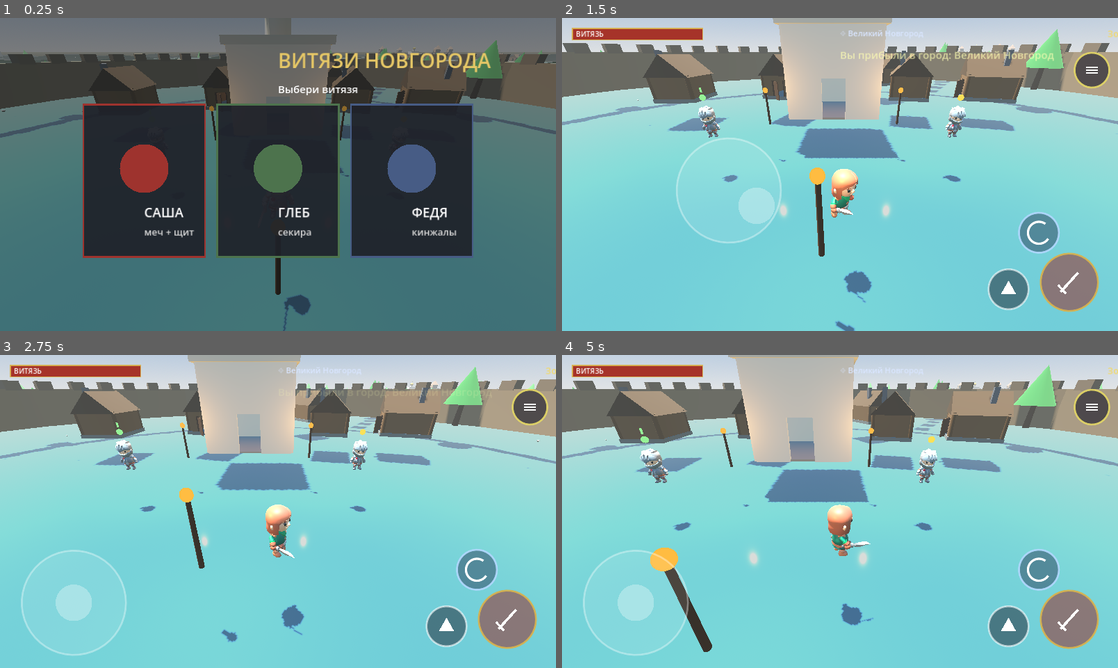
Above: before the commit, frames 1-4 (two rows, left to right).
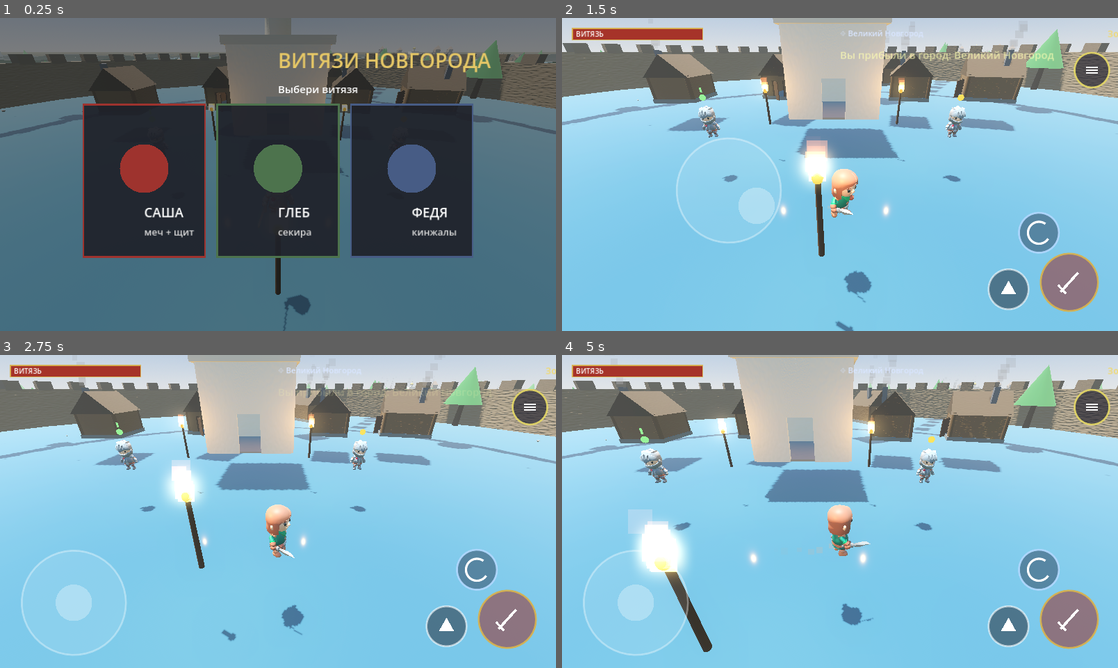
Above: after the commit, the same moments.

Repository: crucian1812-a11y/ar
Game: Godot game, scene res://Main.tscn
The game is run twice, just before and just after one commit, with the same random seed, the same clock (stepped at 60 frames per second) and the same inputs.
Inputs (mouse positions are in pixels of both pictures, inside the frame that each line leads up to):
- Up to frame 1 (0.25 s): no input
- Up to frame 2 (1.5 s): move the mouse to (962, 158) at 0.52 s; click (962, 158) at 0.67 s; drag from (728, 190) to (812, 237) at 1.27 s
- Up to frame 3 (2.75 s): move the mouse to (333, 442) at 2.02 s; click (333, 442) at 2.17 s
- Up to frame 4 (5 s): drag from (812, 574) to (673, 464) at 2.77 s; move the mouse to (1006, 558) at 3.52 s; click (1006, 558) at 3.67 s; drag from (673, 464) to (756, 433) at 4.27 s

The runs differ from the first frame. In frame 1, 0.1% of the frame differs, in the area x 37-100%, y 10-51%; in frame 2, 10%; in frame 3, 12%; in frame 4, 14%, in the area x 0-100%, y 2-73%.

Commit message:
vityazi3d: procedural normal-mapped textures and CPU particle effects
Textures (no external assets — normal maps generated from noise at load):
- Terrain gets a triplanar normal map over its zonal vertex colours for
  ground relief; buildings now use wood/stone/plaster materials with
  tiling normal maps (kremlin walls, towers, church, izba, wells, roofs,
  floors, beams).

Particles (CPUParticles3D — works on the mobile renderer):
- Animated flame on every torch, rising smoke from izba chimneys,
  one-shot spark bursts on melee hits, and dust kicked up under the
  hero's feet while running/dodging.
- Subtle additive bloom enabled so torches, fire and rare-weapon glow
  read properly.

Co-Authored-By: Claude Opus 4.8 <noreply@anthropic.com>
Claude-Session: https://claude.ai/code/session_01Ybzc4D61QXnypTQH2Ro8uP

Diff:
--- a/vityazi3d/Main.gd
+++ b/vityazi3d/Main.gd
@@ -43,6 +43,17 @@
 var saray_unlocked := false
 var saray_barrier: Node3D = null
 var saray_near := false
+
+# textured materials (procedural normal maps) + particle assets
+var _nrm_wood: NoiseTexture2D
+var _nrm_stone: NoiseTexture2D
+var _nrm_soft: NoiseTexture2D
+var _nrm_ground: NoiseTexture2D
+var _fire_mat: StandardMaterial3D
+var _smoke_mat: StandardMaterial3D
+var _spark_mesh: QuadMesh
+var _flame_mesh: QuadMesh
+var _smoke_mesh: QuadMesh
 
 var state := "menu"            # menu / play / shop / gameover / win
 var kills := 0
@@ -94,6 +105,7 @@
 	noise.seed = randi()
 
 	_build_flat_zones()
+	_build_assets()
 	_build_environment()
 	_build_terrain()
 	_build_floor()
@@ -179,6 +191,13 @@
 	env.fog_light_color = Color(0.78, 0.82, 0.85)
 	env.fog_density = 0.0013
 	env.tonemap_mode = Environment.TONE_MAPPER_FILMIC
+	# subtle bloom so torches, fire and rare-weapon glow read
+	env.glow_enabled = true
+	env.glow_intensity = 0.5
+	env.glow_strength = 0.9
+	env.glow_bloom = 0.08
+	env.glow_hdr_threshold = 1.05
+	env.glow_blend_mode = Environment.GLOW_BLEND_MODE_ADDITIVE
 	we.environment = env
 	add_child(we)
 
@@ -222,7 +241,13 @@
 	stool.generate_normals()
 	var mat := StandardMaterial3D.new()
 	mat.vertex_color_use_as_albedo = true
-	mat.roughness = 1.0
+	mat.roughness = 0.95
+	mat.normal_enabled = true
+	mat.normal_texture = _nrm_ground
+	mat.normal_scale = 1.1
+	mat.uv1_triplanar = true
+	mat.uv1_world_triplanar = true
+	mat.uv1_scale = Vector3(0.22, 0.22, 0.22)
 	stool.set_material(mat)
 	var mi := MeshInstance3D.new()
 	mi.mesh = stool.commit()
@@ -632,20 +657,22 @@
 	add_child(root)
 	var w := MeshInstance3D.new()
 	var bm := BoxMesh.new(); bm.size = Vector3(12.0, 5.0, 1.3)
-	w.mesh = bm; w.material_override = _flat(Color(0.52, 0.43, 0.33)); w.position = Vector3(0, 2.5, 0)
+	w.mesh = bm; w.material_override = _stone(Color(0.52, 0.43, 0.33)); w.position = Vector3(0, 2.5, 0)
 	root.add_child(w)
 	for k in [-4.0, 0.0, 4.0]:
 		var mer := MeshInstance3D.new()
 		var mm := BoxMesh.new(); mm.size = Vector3(1.7, 1.2, 1.6)
-		mer.mesh = mm; mer.material_override = _flat(Color(0.46, 0.38, 0.30)); mer.position = Vector3(k, 5.4, 0)
+		mer.mesh = mm; mer.material_override = _stone(Color(0.46, 0.38, 0.30)); mer.position = Vector3(k, 5.4, 0)
 		root.add_child(mer)
 	_solid(root, Vector3(12.0, 5.0, 1.3), Vector3(0, 2.5, 0))
 
-# a wall slab that is both visible and solid
-func _wall_seg(root: Node3D, size: Vector3, center: Vector3, col: Color) -> void:
+# a wall slab that is both visible and solid; defaults to timbered wood
+func _wall_seg(root: Node3D, size: Vector3, center: Vector3, col: Color, mat: StandardMaterial3D = null) -> void:
 	var w := MeshInstance3D.new()
 	var bm := BoxMesh.new(); bm.size = size
-	w.mesh = bm; w.material_override = _flat(col); w.position = center
+	w.mesh = bm
+	w.material_override = mat if mat != null else _wood(col)
+	w.position = center
 	root.add_child(w)
 	_solid(root, size, center)
 
@@ -670,19 +697,20 @@
 	var root := Node3D.new(); root.position = pos; add_child(root)
 	var wcol := Color(0.87, 0.85, 0.79)
 	var hx := 3.6; var hz := 3.6; var hh := 7.0; var t := 0.4
+	var pmat := _plaster(wcol)
 	# stone floor
 	var fl := MeshInstance3D.new()
 	var fb := BoxMesh.new(); fb.size = Vector3(hx * 2, 0.16, hz * 2)
-	fl.mesh = fb; fl.material_override = _flat(Color(0.58, 0.56, 0.52)); fl.position = Vector3(0, 0.08, 0)
+	fl.mesh = fb; fl.material_override = _stone(Color(0.58, 0.56, 0.52)); fl.position = Vector3(0, 0.08, 0)
 	root.add_child(fl)
 	# walls with a tall doorway on +Z
-	_wall_seg(root, Vector3(hx * 2 + t, hh, t), Vector3(0, hh * 0.5, -hz), wcol)
-	_wall_seg(root, Vector3(t, hh, hz * 2), Vector3(-hx, hh * 0.5, 0), wcol)
-	_wall_seg(root, Vector3(t, hh, hz * 2), Vector3(hx, hh * 0.5, 0), wcol)
+	_wall_seg(root, Vector3(hx * 2 + t, hh, t), Vector3(0, hh * 0.5, -hz), wcol, pmat)
+	_wall_seg(root, Vector3(t, hh, hz * 2), Vector3(-hx, hh * 0.5, 0), wcol, pmat)
+	_wall_seg(root, Vector3(t, hh, hz * 2), Vector3(hx, hh * 0.5, 0), wcol, pmat)
 	var dw := 1.9
 	var seg := (hx * 2 - dw) * 0.5
-	_wall_seg(root, Vector3(seg, hh, t), Vector3(-(dw * 0.5 + seg * 0.5), hh * 0.5, hz), wcol)
-	_wall_seg(root, Vector3(seg, hh, t), Vector3(dw * 0.5 + seg * 0.5, hh * 0.5, hz), wcol)
+	_wall_seg(root, Vector3(seg, hh, t), Vector3(-(dw * 0.5 + seg * 0.5), hh * 0.5, hz), wcol, pmat)
+	_wall_seg(root, Vector3(seg, hh, t), Vector3(dw * 0.5 + seg * 0.5, hh * 0.5, hz), wcol, pmat)
 	_wall_seg(root, Vector3(dw, hh - 3.2, t), Vector3(0, hh - (hh - 3.2) * 0.5, hz), wcol)
 	# tall arched windows on the sides
 	for zz in [-1.6, 1.6]:
@@ -691,11 +719,11 @@
 	# cornice + drum + golden dome + cross
 	var cornice := MeshInstance3D.new()
 	var cc := BoxMesh.new(); cc.size = Vector3(hx * 2 + 0.9, 0.55, hz * 2 + 0.9)
-	cornice.mesh = cc; cornice.material_override = _flat(Color(0.79, 0.77, 0.71)); cornice.position = Vector3(0, hh, 0)
+	cornice.mesh = cc; cornice.material_override = _stone(Color(0.79, 0.77, 0.71)); cornice.position = Vector3(0, hh, 0)
 	root.add_child(cornice)
 	var drum := MeshInstance3D.new()
 	var dc := CylinderMesh.new(); dc.top_radius = 1.1; dc.bottom_radius = 1.1; dc.height = 1.8
-	drum.mesh = dc; drum.material_override = _flat(Color(0.81, 0.79, 0.73)); drum.position = Vector3(0, hh + 1.1, 0)
+	drum.mesh = dc; drum.material_override = _plaster(Color(0.81, 0.79, 0.73)); drum.position = Vector3(0, hh + 1.1, 0)
 	root.add_child(drum)
 	var dome := MeshInstance3D.new()
 	var sm := SphereMesh.new(); sm.radius = 1.5; sm.height = 2.8
@@ -716,14 +744,14 @@
 	var root := Node3D.new(); root.position = pos; add_child(root)
 	var body := MeshInstance3D.new()
 	var bm := BoxMesh.new(); bm.size = Vector3(4, 9, 4)
-	body.mesh = bm; body.material_override = _flat(Color(0.55, 0.45, 0.34)); body.position = Vector3(0, 4.5, 0)
+	body.mesh = bm; body.material_override = _stone(Color(0.55, 0.45, 0.34)); body.position = Vector3(0, 4.5, 0)
 	root.add_child(body)
 	# corner posts for a timbered look
 	for sx in [-1.9, 1.9]:
 		for sz in [-1.9, 1.9]:
 			var post := MeshInstance3D.new()
 			var pb := BoxMesh.new(); pb.size = Vector3(0.4, 9.2, 0.4)
-			post.mesh = pb; post.material_override = _flat(Color(0.42, 0.33, 0.24)); post.position = Vector3(sx, 4.6, sz)
+			post.mesh = pb; post.material_override = _wood(Color(0.42, 0.33, 0.24)); post.position = Vector3(sx, 4.6, sz)
 			root.add_child(post)
 	# arrow-slit windows
 	for sz2 in [-1.0, 1.0]:
@@ -739,16 +767,16 @@
 	var root := Node3D.new(); root.position = pos; add_child(root)
 	var ring := MeshInstance3D.new()
 	var cm := CylinderMesh.new(); cm.top_radius = 1.0; cm.bottom_radius = 1.1; cm.height = 1.2
-	ring.mesh = cm; ring.material_override = _flat(Color(0.5, 0.5, 0.52)); ring.position = Vector3(0, 0.6, 0)
+	ring.mesh = cm; ring.material_override = _stone(Color(0.5, 0.5, 0.52)); ring.position = Vector3(0, 0.6, 0)
 	root.add_child(ring)
 	for sx in [-1.0, 1.0]:
 		var post := MeshInstance3D.new()
 		var pb := BoxMesh.new(); pb.size = Vector3(0.18, 2.4, 0.18)
-		post.mesh = pb; post.material_override = _flat(Color(0.4, 0.3, 0.2)); post.position = Vector3(sx, 1.8, 0)
+		post.mesh = pb; post.material_override = _wood(Color(0.4, 0.3, 0.2)); post.position = Vector3(sx, 1.8, 0)
 		root.add_child(post)
 	var roof := MeshInstance3D.new()
 	var pr := PrismMesh.new(); pr.size = Vector3(2.8, 0.9, 1.6)
-	roof.mesh = pr; roof.material_override = _flat(Color(0.34, 0.26, 0.18)); roof.position = Vector3(0, 3.2, 0)
+	roof.mesh = pr; roof.material_override = _wood(Color(0.34, 0.26, 0.18)); roof.position = Vector3(0, 3.2, 0)
 	root.add_child(roof)
 	_solid(root, Vector3(2.2, 1.2, 2.2), Vector3(0, 0.6, 0))
 
@@ -764,7 +792,7 @@
 	# plank floor
 	var fl := MeshInstance3D.new()
 	var fb := BoxMesh.new(); fb.size = Vector3(hx * 2, 0.1, hz * 2)
-	fl.mesh = fb; fl.material_override = _flat(Color(0.36, 0.27, 0.18)); fl.position = Vector3(0, 0.05, 0)
+	fl.mesh = fb; fl.material_override = _wood(Color(0.36, 0.27, 0.18)); fl.position = Vector3(0, 0.05, 0)
 	root.add_child(fl)
 	# walls with door gap on +Z
 	_wall_seg(root, Vector3(hx * 2 + t, hh, t), Vector3(0, hh * 0.5, -hz), logc)
@@ -788,15 +816,18 @@
 	# gable roof
 	var roof := MeshInstance3D.new()
 	var pr := PrismMesh.new(); pr.size = Vector3(hx * 2 + 0.7, 2.2, hz * 2 + 0.7)
-	roof.mesh = pr; roof.material_override = _flat(Color(0.33, 0.25, 0.17)); roof.position = Vector3(0, hh + 1.0, 0)
+	roof.mesh = pr; roof.material_override = _wood(Color(0.33, 0.25, 0.17)); roof.position = Vector3(0, hh + 1.0, 0)
 	root.add_child(roof)
-	# chimney with a faint glow
+	# chimney with rising smoke
 	var ch := MeshInstance3D.new()
 	var cbx := BoxMesh.new(); cbx.size = Vector3(0.5, 1.5, 0.5)
-	ch.mesh = cbx; ch.material_override = _flat(Color(0.42, 0.40, 0.40)); ch.position = Vector3(hx * 0.55, hh + 1.7, -hz * 0.4)
+	ch.mesh = cbx; ch.material_override = _stone(Color(0.42, 0.40, 0.40)); ch.position = Vector3(hx * 0.55, hh + 1.7, -hz * 0.4)
 	root.add_child(ch)
+	var smoke := _make_smoke()
+	smoke.position = Vector3(hx * 0.55, hh + 2.6, -hz * 0.4)
+	root.add_child(smoke)
 	# log-cabin corner posts
-	var logend := _flat(Color(0.40, 0.29, 0.18))
+	var logend := _wood(Color(0.40, 0.29, 0.18))
 	for cx in [-hx, hx]:
 		for cz in [-hz, hz]:
 			var post := MeshInstance3D.new()
@@ -820,16 +851,21 @@
 	var root := Node3D.new(); root.position = pos; parent.add_child(root)
 	var pole := MeshInstance3D.new()
 	var pm := CylinderMesh.new(); pm.top_radius = 0.07; pm.bottom_radius = 0.09; pm.height = 2.4
-	pole.mesh = pm; pole.material_override = _flat(Color(0.32, 0.22, 0.14)); pole.position = Vector3(0, 1.2, 0)
+	pole.mesh = pm; pole.material_override = _wood(Color(0.32, 0.22, 0.14)); pole.position = Vector3(0, 1.2, 0)
 	root.add_child(pole)
+	# glowing ember core
 	var flame := MeshInstance3D.new()
-	var fm := SphereMesh.new(); fm.radius = 0.18; fm.height = 0.4
+	var fm := SphereMesh.new(); fm.radius = 0.14; fm.height = 0.3
 	flame.mesh = fm
 	var fmat := _flat(Color(1.0, 0.6, 0.2))
 	fmat.emission_enabled = true; fmat.emission = Color(1.0, 0.55, 0.15); fmat.emission_energy_multiplier = 2.0
 	fmat.shading_mode = BaseMaterial3D.SHADING_MODE_UNSHADED
-	flame.mesh.material = fmat; flame.position = Vector3(0, 2.5, 0)
+	flame.mesh.material = fmat; flame.position = Vector3(0, 2.45, 0)
 	root.add_child(flame)
+	# animated fire particles
+	var fire := _make_fire(1.0)
+	fire.position = Vector3(0, 2.5, 0)
+	root.add_child(fire)
 	var light := OmniLight3D.new()
 	light.light_color = Color(1.0, 0.7, 0.35)
 	light.light_energy = 2.2
@@ -843,6 +879,131 @@
 	m.albedo_color = c
 	m.roughness = 1.0
 	return m
+
+# ---------------- procedural textures & particle assets ----------------
+
+func _build_assets() -> void:
+	_nrm_wood = _norm_tex(0.09, 2.2, 4)
+	_nrm_stone = _norm_tex(0.05, 2.6, 3)
+	_nrm_soft = _norm_tex(0.04, 1.0, 3)
+	_nrm_ground = _norm_tex(0.12, 1.6, 4)
+	# additive glow material for fire / sparks (vertex colour driven by particles)
+	_fire_mat = StandardMaterial3D.new()
+	_fire_mat.shading_mode = BaseMaterial3D.SHADING_MODE_UNSHADED
+	_fire_mat.vertex_color_use_as_albedo = true
+	_fire_mat.transparency = BaseMaterial3D.TRANSPARENCY_ALPHA
+	_fire_mat.blend_mode = BaseMaterial3D.BLEND_MODE_ADD
+	_fire_mat.billboard_mode = BaseMaterial3D.BILLBOARD_ENABLED
+	_fire_mat.billboard_keep_scale = true
+	_fire_mat.disable_receive_shadows = true
+	# soft alpha material for smoke / dust
+	_smoke_mat = StandardMaterial3D.new()
+	_smoke_mat.shading_mode = BaseMaterial3D.SHADING_MODE_UNSHADED
+	_smoke_mat.vertex_color_use_as_albedo = true
+	_smoke_mat.transparency = BaseMaterial3D.TRANSPARENCY_ALPHA
+	_smoke_mat.billboard_mode = BaseMaterial3D.BILLBOARD_ENABLED
+	_smoke_mat.billboard_keep_scale = true
+	_smoke_mat.disable_receive_shadows = true
+	_spark_mesh = QuadMesh.new(); _spark_mesh.size = Vector2(0.14, 0.14); _spark_mesh.material = _fire_mat
+	_flame_mesh = QuadMesh.new(); _flame_mesh.size = Vector2(0.5, 0.5); _flame_mesh.material = _fire_mat
+	_smoke_mesh = QuadMesh.new(); _smoke_mesh.size = Vector2(0.7, 0.7); _smoke_mesh.material = _smoke_mat
+
+func _norm_tex(freq: float, bump: float, oct: int) -> NoiseTexture2D:
+	var n := FastNoiseLite.new()
+	n.noise_type = FastNoiseLite.TYPE_SIMPLEX
+	n.frequency = freq
+	n.fractal_octaves = oct
+	var t := NoiseTexture2D.new()
+	t.width = 256
+	t.height = 256
+	t.seamless = true
+	t.as_normal_map = true
+	t.bump_strength = bump
+	t.noise = n
+	return t
+
+func _tex_mat(c: Color, nrm: NoiseTexture2D, rough: float, tile: float, nscale: float) -> StandardMaterial3D:
+	var m := StandardMaterial3D.new()
+	m.albedo_color = c
+	m.roughness = rough
+	m.normal_enabled = true
+	m.normal_texture = nrm
+	m.normal_scale = nscale
+	m.uv1_scale = Vector3(tile, tile, tile)
+	return m
+
+func _wood(c: Color) -> StandardMaterial3D:
+	return _tex_mat(c, _nrm_wood, 0.9, 2.5, 1.1)
+
+func _stone(c: Color) -> StandardMaterial3D:
+	return _tex_mat(c, _nrm_stone, 0.95, 3.0, 1.3)
+
+func _plaster(c: Color) -> StandardMaterial3D:
+	return _tex_mat(c, _nrm_soft, 0.85, 2.0, 0.6)
+
+# continuous flame for torches/braziers
+func _make_fire(scale: float) -> CPUParticles3D:
+	var p := CPUParticles3D.new()
+	p.amount = 12
+	p.lifetime = 0.65
+	p.mesh = _flame_mesh
+	p.direction = Vector3.UP
+	p.spread = 12.0
+	p.gravity = Vector3(0, 1.4, 0)
+	p.initial_velocity_min = 0.4
+	p.initial_velocity_max = 0.9
+	p.scale_amount_min = 0.5 * scale
+	p.scale_amount_max = 0.95 * scale
+	var ramp := Gradient.new()
+	ramp.set_color(0, Color(1.0, 0.85, 0.35, 0.95))
+	ramp.set_color(1, Color(0.9, 0.25, 0.08, 0.0))
+	ramp.add_point(0.5, Color(1.0, 0.5, 0.12, 0.8))
+	p.color_ramp = ramp
+	return p
+
+# rising smoke for chimneys
+func _make_smoke() -> CPUParticles3D:
+	var p := CPUParticles3D.new()
+	p.amount = 8
+	p.lifetime = 2.4
+	p.mesh = _smoke_mesh
+	p.direction = Vector3.UP
+	p.spread = 16.0
+	p.gravity = Vector3(0.4, 1.1, 0)
+	p.initial_velocity_min = 0.5
+	p.initial_velocity_max = 1.0
+	p.scale_amount_min = 0.6
+	p.scale_amount_max = 1.4
+	var ramp := Gradient.new()
+	ramp.set_color(0, Color(0.5, 0.5, 0.5, 0.0))
+	ramp.set_color(1, Color(0.35, 0.35, 0.35, 0.0))
+	ramp.add_point(0.25, Color(0.55, 0.55, 0.55, 0.45))
+	p.color_ramp = ramp
+	return p
+
+# one-shot spark burst at a hit location, auto-frees
+func spawn_hit_sparks(pos: Vector3) -> void:
+	var p := CPUParticles3D.new()
+	p.one_shot = true
+	p.emitting = true
+	p.explosiveness = 0.95
+	p.amount = 14
+	p.lifetime = 0.4
+	p.mesh = _spark_mesh
+	p.direction = Vector3.UP
+	p.spread = 90.0
+	p.gravity = Vector3(0, -9.0, 0)
+	p.initial_velocity_min = 3.0
+	p.initial_velocity_max = 6.5
+	p.scale_amount_min = 0.5
+	p.scale_amount_max = 1.0
+	var ramp := Gradient.new()
+	ramp.set_color(0, Color(1.0, 0.95, 0.55, 1.0))
+	ramp.set_color(1, Color(1.0, 0.5, 0.1, 0.0))
+	p.color_ramp = ramp
+	add_child(p)
+	p.global_position = pos
+	get_tree().create_timer(0.9).timeout.connect(p.queue_free)
 
 # ---------------- actors / game flow ----------------
 
--- a/vityazi3d/Player.gd
+++ b/vityazi3d/Player.gd
@@ -73,6 +73,7 @@
 var weapon_holder: BoneAttachment3D
 var shield_holder: BoneAttachment3D
 var helmet_node: Node = null
+var dust: CPUParticles3D
 var idle_anim := "Idle"
 var run_anim := "Running_A"
 var cur_anim := ""
@@ -99,7 +100,39 @@
 	cam.fov = 70.0
 	add_child(cam)
 	cam.current = true
+	_build_dust()
 	set_character(0)
+
+func _build_dust() -> void:
+	dust = CPUParticles3D.new()
+	dust.amount = 10
+	dust.lifetime = 0.5
+	dust.emitting = false
+	dust.local_coords = false
+	dust.direction = Vector3.UP
+	dust.spread = 38.0
+	dust.gravity = Vector3(0, 1.0, 0)
+	dust.initial_velocity_min = 0.3
+	dust.initial_velocity_max = 0.8
+	dust.scale_amount_min = 0.4
+	dust.scale_amount_max = 0.9
+	var q := QuadMesh.new()
+	q.size = Vector2(0.28, 0.28)
+	var dm := StandardMaterial3D.new()
+	dm.shading_mode = BaseMaterial3D.SHADING_MODE_UNSHADED
+	dm.vertex_color_use_as_albedo = true
+	dm.transparency = BaseMaterial3D.TRANSPARENCY_ALPHA
+	dm.billboard_mode = BaseMaterial3D.BILLBOARD_ENABLED
+	dm.billboard_keep_scale = true
+	q.material = dm
+	dust.mesh = q
+	var ramp := Gradient.new()
+	ramp.set_color(0, Color(0.72, 0.64, 0.5, 0.0))
+	ramp.set_color(1, Color(0.6, 0.52, 0.4, 0.0))
+	ramp.add_point(0.3, Color(0.7, 0.62, 0.48, 0.4))
+	dust.color_ramp = ramp
+	dust.position = Vector3(0, 0.1, 0)
+	add_child(dust)
 
 func _model_path(id: int) -> String:
 	match id:
@@ -325,6 +358,8 @@
 			anim_lock = anim.get_animation(attack_anim).length * 0.9
 
 	move_and_slide()
+	if dust:
+		dust.emitting = (moving or dodge_t > 0.0) and is_on_floor()
 	_update_anim(moving)
 	_update_camera()
 
@@ -356,6 +391,8 @@
 		if to.length() < atk_reach and f.dot(to.normalized()) > 0.1:
 			e.take_damage(atk_dmg + dmg_bonus)
 			Sfx.hit()
+			if main and main.has_method("spawn_hit_sparks"):
+				main.spawn_hit_sparks(e.global_position + Vector3.UP * 1.2)
 
 func _nearest_enemy():
 	var best = null
